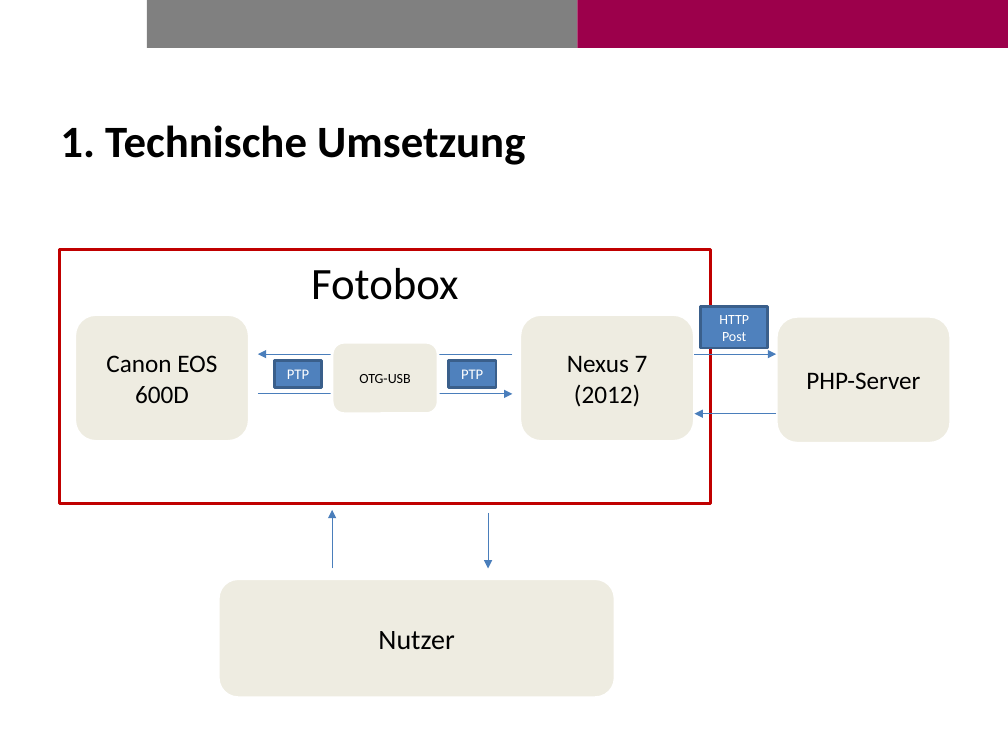
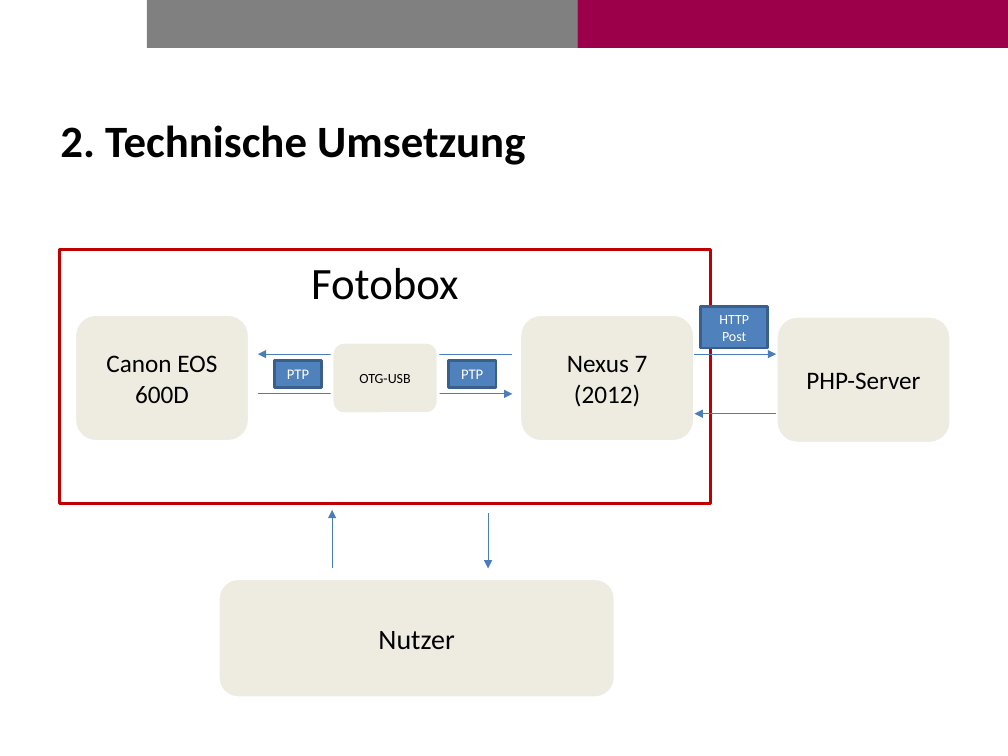
Before and after one commit to Brias/Photo-Booth, a slide deck: slide 4 of presentation/presentation.pptx. Drawn at 1008x756 pixels with LibreOffice and Linux fonts; fonts in the diff are those of the drawing; background and template pictures are left out. Boxes give left, top, right and bottom in pixels: in the first picture for what was removed or moved away, otherwise in the second. Text is boxed around its words. In the diff, an @@ line names an element or a change of style, - is before the commit and + after.

```diff
--- a/presentation/presentation.pptx
+++ b/presentation/presentation.pptx
@@ title at (60,125,525,165): text changed @@
-1. Technische Umsetzung
+2. Technische Umsetzung
```
Also in this commit, not shown: 12 other slides changed, 1 slide added, 1 slide removed, 7 other files.
